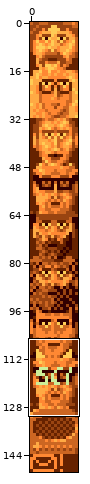
Sprite sheet -- _res/commrade/faces_hud.png. Above, an overview of the earlier version with the close-up marked.
Close-up. Before:
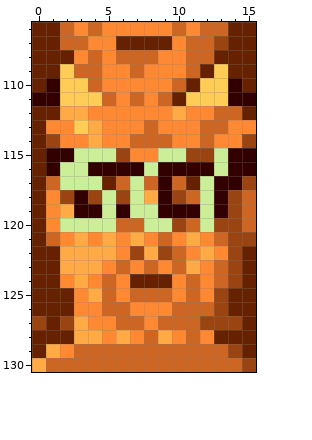
The file is 16x150 pixels. Shown: x 0..15, y 106..130.
Once edited:
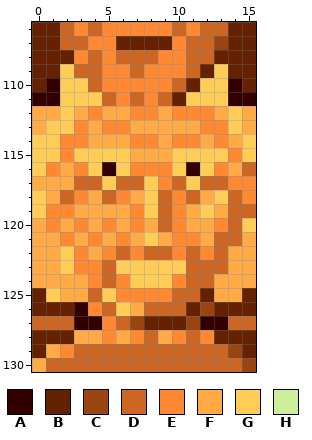
Palette (. is transparent): A #330000  B #662200  C #994411  D #cc6622  E #ff8833  F #ffaa44  G #ffcc55  H #ccee99
Changes in this commit:
@@ x 0..15 @@
 111 AAGGGDEDEDBGGGAA
-112 BBFFEEEEEEFEEDDB
-113 BEEGFEEEDEEEDDEE
-114 BCEEFEEDDDEEDEEC
-115 BAAHHHCEEHHCCHAA
-116 BAHHAAAAHAAAAHAA
-117 BDHHHBDHDADBHAAC
-118 BECACHCHFACDHACD
-119 BEFAAHAHHAAAHACD
-120 BEHHHHDDHHCDHCCD
-121 BDEFEFEFEDEFEDCC
-122 BBFFFFECFCDEFECB
-123 BBFFFEDEDEDFEDCB
-124 BBEFEDEBBBEDEDCB
-125 BBBEFDEDDDEDECBB
-126 BBBEEDDEEEDDDCBB
-127 CBCFEEDDEDDDCCCB
+112 FFGFEFFEEFEEEFGF
+113 FGGEFEEFFFFFEEGF
+114 GGEEFFFEEFEEFEFG
+115 GGEGGGGFFFGGGGEG
+116 GEFEGAGEEEGAGEFD
+117 FFFDDGDDGEDGDDEE
+118 GFDEFDEFGDEDFGDE
+119 GEEFFFFEGDEFGFDD
+120 FEFEFEFEFDEFFEDG
+121 FFEFEFEFGFEEFDDF
+122 FFGEFEDEDDEDEDFF
+123 FFGEEDGGGGGDDDFF
+124 FFFFEDEGGGEDDFFF
+125 BGFFDGEEEEDDBFFB
+126 BBBAEDGFDDDBCBBB
+127 DDDAAEDCBBBCAADD
 128 BBBFFEFEDFEDEBBB
Boxes around the changes in both close-ups, in picture pixels (x1, y1, x2, y2):
changed: (32, 106, 256, 330)
